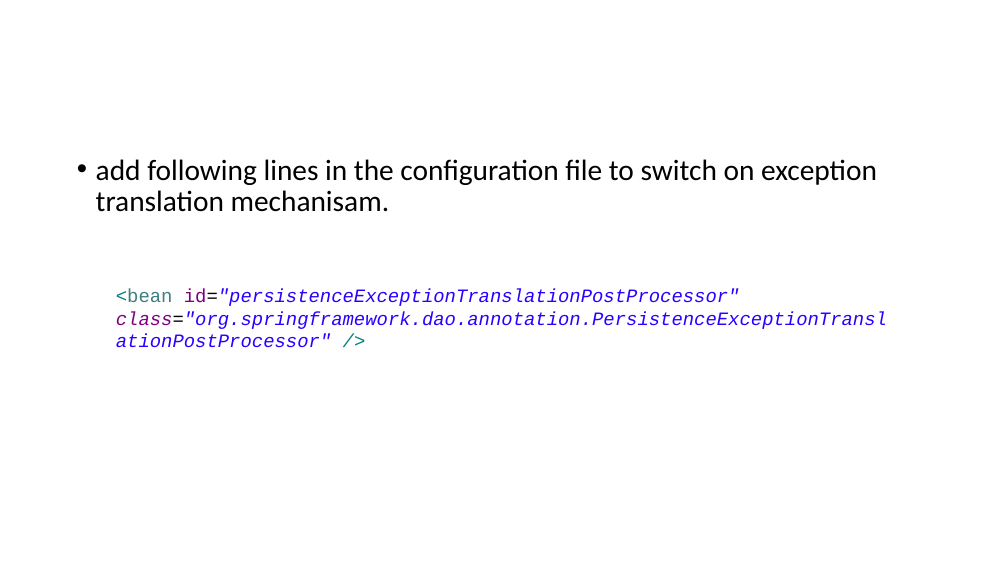
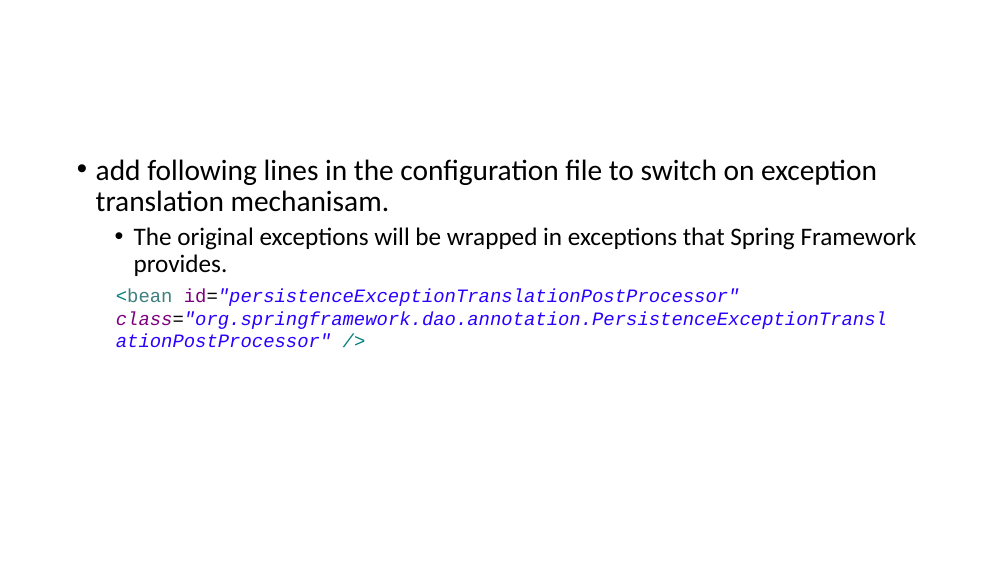
Before and after one commit to lawren43/mytest-repo, a slide deck: slide 26 of test-springmvc/doc/3.JPA+Spring.pptx. Drawn at 1008x567 pixels with LibreOffice and Linux fonts; fonts in the diff are those of the drawing. Boxes give left, top, right and bottom in pixels: in the first picture for what was removed or moved away, otherwise in the second. Text is boxed around its words. In the diff, an @@ line names an element or a change of style, - is before the commit and + after.

```diff
--- a/test-springmvc/doc/3.JPA+Spring.pptx
+++ b/test-springmvc/doc/3.JPA+Spring.pptx
@@ text at [134, 227, 917, 276]: paragraph added @@
+  • The original exceptions will be wrapped in exceptions that Spring Framework provides.
```
Also in this commit, not shown: 9 other slides changed, 1 slide added, 9 other files.
